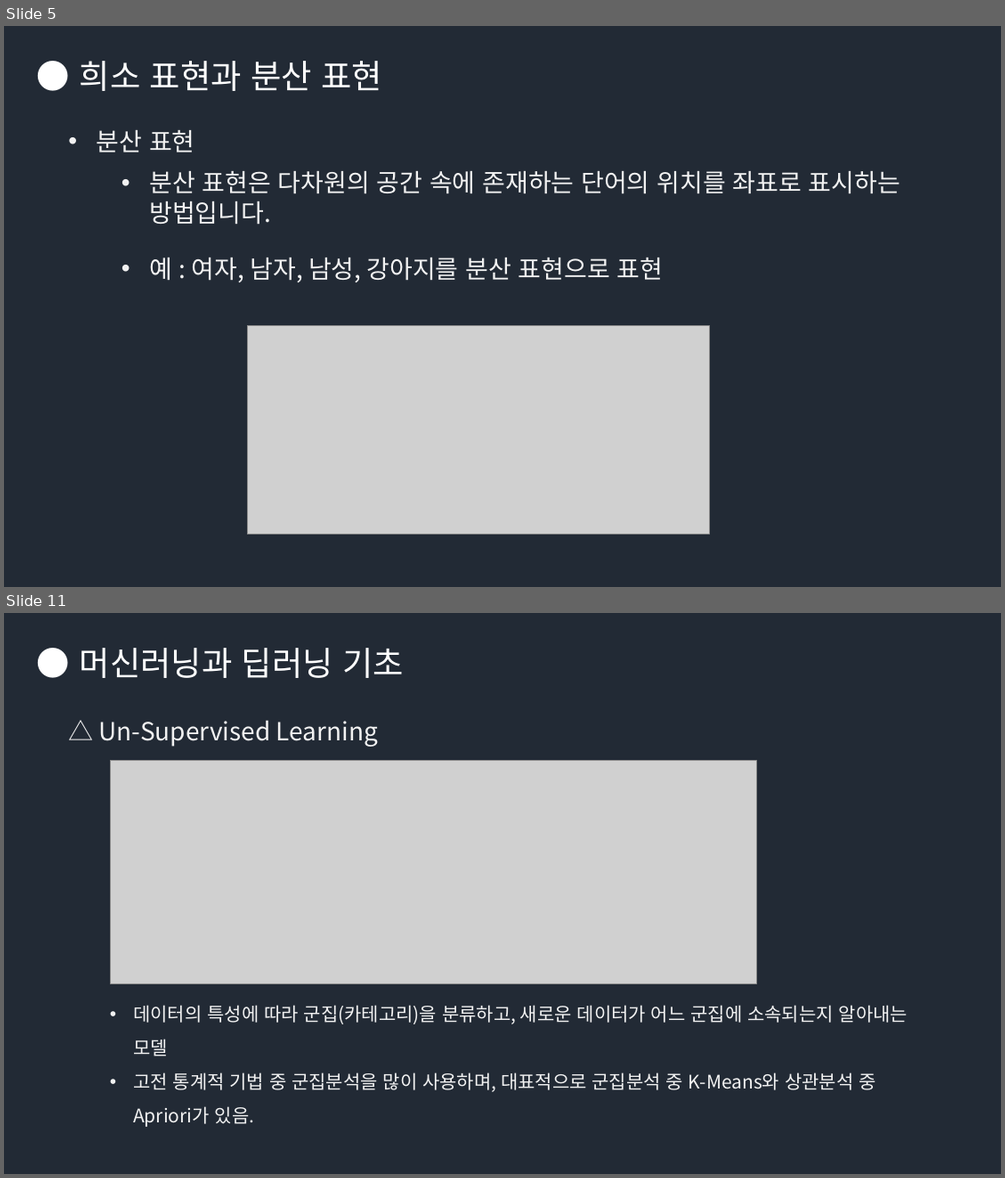
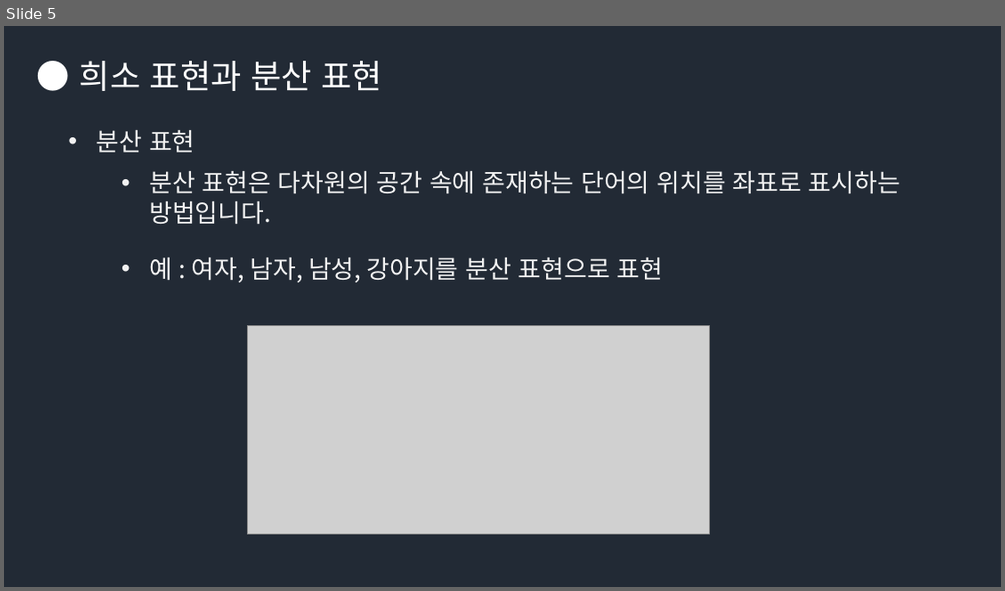
Before and after one commit to Groot-Space/Groot-space.github.io, a slide deck: assets/images/임베딩/임베딩.pptx. Shown one above the other, each under a label of ours: slides 5 and 11 before the commit, slide 5 after it; the slides between them are not shown. The pictures are 1005x1178 and 1005x591 pixels, drawn with LibreOffice and Linux fonts; fonts in the diff are those of the drawing; grey boxes stand for pictures. Boxes give left, top, right and bottom in pixels: in the first picture for what was removed or moved away, otherwise in the second. Text is boxed around its words. In the diff, an @@ line names an element or a change of style, - is before the commit and + after.

```diff
--- a/assets/images/임베딩/임베딩.pptx
+++ b/assets/images/임베딩/임베딩.pptx
@@ slide 11 removed at [4, 613, 1001, 1174], background #222A35 @@
@@ text removed at [80, 648, 404, 678] @@
-● 머신러닝과 딥러닝 기초
@@ text removed at [99, 720, 378, 747] @@
-△ Un-Supervised Learning
@@ picture removed at [111, 761, 756, 984] @@
@@ text removed at [133, 1005, 907, 1127] @@
-• 데이터의 특성에 따라 군집(카테고리)을 분류하고, 새로운 데이터가 어느 군집에 소속되는지 알아내는 모델
-• 고전 통계적 기법 중 군집분석을 많이 사용하며, 대표적으로 군집분석 중 K-Means와 상관분석 중 Apriori가 있음.
```
Also in this commit, not shown: 9 slides added, 18 other slides removed, 1 other file.
